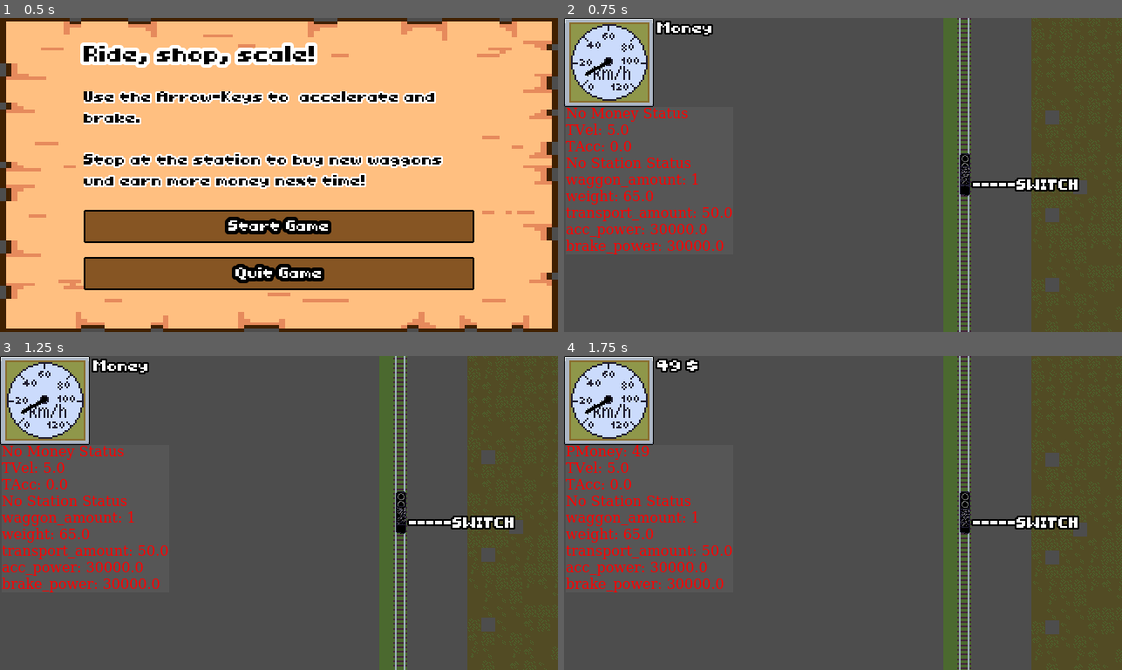
Above: before the commit, frames 1-4 (two rows, left to right).
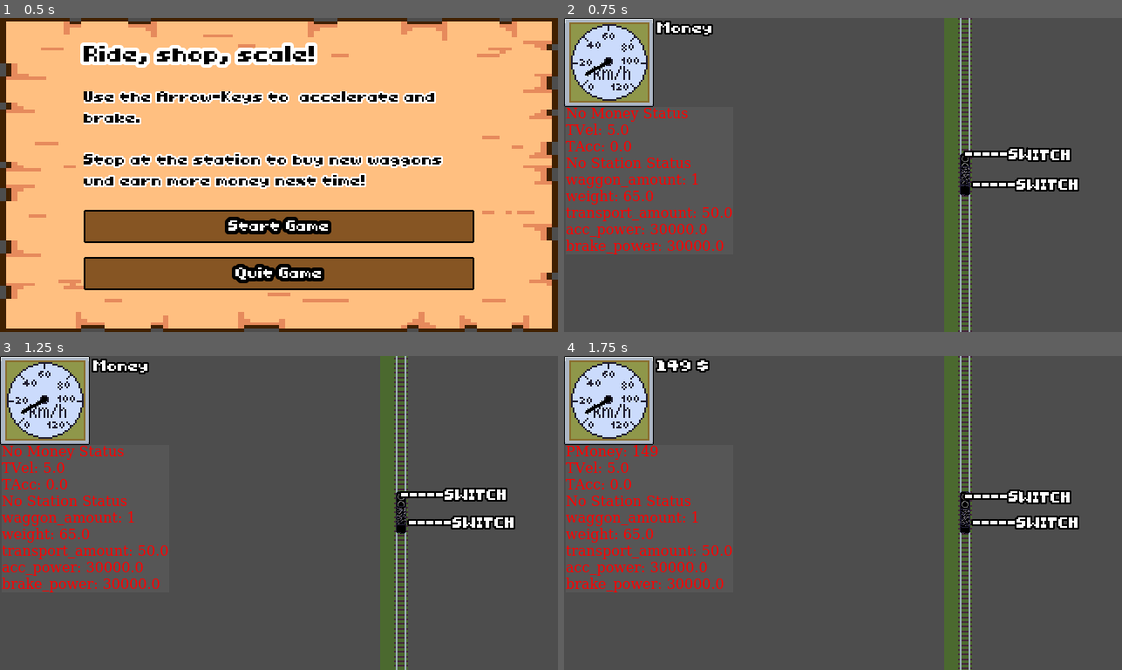
Above: after the commit, the same moments.

Repository: sthoni/gamejamaugust2024
Game: Godot game, scene res://ui/menu.tscn
Two runs of this game, one before a commit and one after it. Both use one fixed random seed, a clock stepped at 60 frames per second and the inputs below.
Inputs:
- Up to frame 1 (0.5 s): no input
- Up to frame 2 (0.75 s): click "Start Game" at 0.5 s
- Up to frame 3 (1.25 s): no input
- Up to frame 4 (1.75 s): tap Enter (shop) at 1.25, 1.52 s; hold Right (right) from 1.28 s (still down)

Frame 1 is identical in both runs. In frame 2, 17% of the frame differs, in the area x 67-100%, y 0-100%; in frame 3, 17%; in frame 4, 17%, in the area x 12-100%, y 0-100%.

Commit message:
Besserer Uebergang

Diff:
--- a/game_stats_start.tres
+++ b/game_stats_start.tres
@@ -6,4 +6,4 @@
 [resource]
 script = ExtResource("1_58pdo")
 train_stats = ExtResource("2_8p06v")
-start_money = 50
+start_money = 150
--- a/items/freight_big_waggon.tres
+++ b/items/freight_big_waggon.tres
@@ -12,6 +12,7 @@
 [resource]
 script = ExtResource("1_mhy0g")
 transport_amount = 100.0
+transport_mult = 1.0
 id = "FreightBigWaggon"
 item_type = 2
 price = 80
--- a/items/freight_huge_waggon.tres
+++ b/items/freight_huge_waggon.tres
@@ -12,6 +12,7 @@
 [resource]
 script = ExtResource("2_des30")
 transport_amount = 150.0
+transport_mult = 1.0
 id = "FreightHugeWaggon"
 item_type = 2
 price = 120
--- a/level/level.tscn
+++ b/level/level.tscn
@@ -1,5 +1,4 @@
-[gd_scene load_steps=20 format=4 uid="uid://5m2ar4vwdnpd"]
-
+[gd_scene load_steps=18 format=4 uid="uid://5m2ar4vwdnpd"]
 
 [ext_resource type="Script" uid="uid://umg07x7rcb87" path="res://level/level.gd" id="1_pg6m5"]
 [ext_resource type="PackedScene" uid="uid://c3byp0uv73juy" path="res://train/train.tscn" id="2_kmlf3"]
@@ -75,38 +74,40 @@
 
 [sub_resource type="Curve2D" id="Curve2D_rhqlf"]
 _data = {
-"points": PackedVector2Array(0, 0, 0, 0, 0, -639, 0, 0, 0, 0, 0, -1551)
+"points": PackedVector2Array(0, 0, 0, 0, 0, 300, 0, 0, 0, 0, 0, -1251)
 }
 point_count = 2
 
 [sub_resource type="RectangleShape2D" id="RectangleShape2D_ivpvi"]
-size = Vector2(126.75, 20)
+size = Vector2(131.375, 20)
 
 [node name="Level" type="Node2D"]
 script = ExtResource("1_pg6m5")
 level_stats = ExtResource("2_q5plq")
 
 [node name="TileMapLayer" type="TileMapLayer" parent="."]
+visible = false
 position = Vector2(269, -146)
 tile_map_data = PackedByteArray("AAAAAAAAAAACAAEAAAAAAAEAAAACAAEAAAABAAIAAAABAAEAAAABAAMAAAABAAEAAAABAAQAAAACAAEAAAACAA …(53072 unchanged characters)…
 tile_set = ExtResource("3_oa0xv")
 
 [node name="TileMapLayer2" type="TileMapLayer" parent="."]
+position = Vector2(269, 0)
 tile_map_data = PackedByteArray("AAALAP//AAAEAAAAAAALAP3/AAAEAAAAAAALAPv/AAAEAAAAAAALAPn/AAAAAAEAAAAJAPj/AAABAAAAAAAIAP …(2784 unchanged characters)…
 tile_set = SubResource("TileSet_xii2b")
 
 [node name="Station" parent="." instance=ExtResource("3_7tcqk")]
-position = Vector2(461, 121)
+position = Vector2(461, 350)
 
 [node name="Station2" parent="." instance=ExtResource("3_7tcqk")]
-position = Vector2(461, -137)
+position = Vector2(461, 150)
 station_stats = ExtResource("8_m3nah")
 
 [node name="TrainChainManager" type="Node" parent="."]
 script = ExtResource("10_l5lfc")
 
 [node name="Weiche1" type="Area2D" parent="TrainChainManager"]
-position = Vector2(193, -52.546)
+position = Vector2(461, -53)
 rotation = -1.5708
 
 [node name="Weiche1" type="CollisionShape2D" parent="TrainChainManager/Weiche1"]
@@ -114,13 +115,13 @@
 shape = SubResource("RectangleShape2D_l5lfc")
 
 [node name="Path2D" type="Path2D" parent="TrainChainManager"]
-position = Vector2(193, 317)
+position = Vector2(461, 317)
 curve = SubResource("Curve2D_ivpvi")
 
 [node name="PathFollow_1" type="PathFollow2D" parent="TrainChainManager/Path2D"]
-position = Vector2(0, 256.262)
-rotation = -1.5708
-progress = 43.7542
+position = Vector2(-0.0509703, -1260.29)
+rotation = -1.57035
+progress = 1615.67
 loop = false
 script = ExtResource("7_0v1st")
 
@@ -137,11 +138,11 @@
 text = "-----SWITCH"
 
 [node name="Path2D_2" type="Path2D" parent="TrainChainManager"]
-position = Vector2(193, 617)
+position = Vector2(461, 317)
 curve = SubResource("Curve2D_rhqlf")
 
 [node name="PathFollow_2" type="PathFollow2D" parent="TrainChainManager/Path2D_2"]
-position = Vector2(0, -669.546)
+position = Vector2(0, 269.461)
 rotation = -1.5708
 progress = 30.552
 rotates = false
@@ -163,7 +164,7 @@
 position = Vector2(269, -146)
 
 [node name="CollisionShape2D" type="CollisionShape2D" parent="LevelEnd"]
-position = Vector2(141, -204)
+position = Vector2(196, -940)
 shape = SubResource("RectangleShape2D_ivpvi")
 
 [node name="MoneyTimer" type="Timer" parent="."]
--- a/train/train.gd
+++ b/train/train.gd
@@ -133,7 +133,7 @@
 		current_path.progress += new_velocity * delta
 		if current_path.progress_ratio >= 1.0:
 			switch_path(path_follow_1)
-			current_path.progress = 1606.0
+			current_path.progress = 1615.67
 		for i in range(paths.size()):
 			paths[i].progress = current_path.progress - (35 + 24 * i)
 	#move_and_slide()
@@ -144,7 +144,8 @@
 	if train:
 		current_path.remove_child(train)
 		new_path.add_child(train)
-		train.position = Vector2.ZERO # Lokale Position im neuen PathFollow2D
+		#train.position = Vector2.ZERO # Lokale Position im neuen PathFollow2D
+		new_path.progress = current_path.progress
 		current_path = new_path
 		on_path_2 = true
 
Not shown: 1 places in items/item_pool_start.tres that only renumber resources
